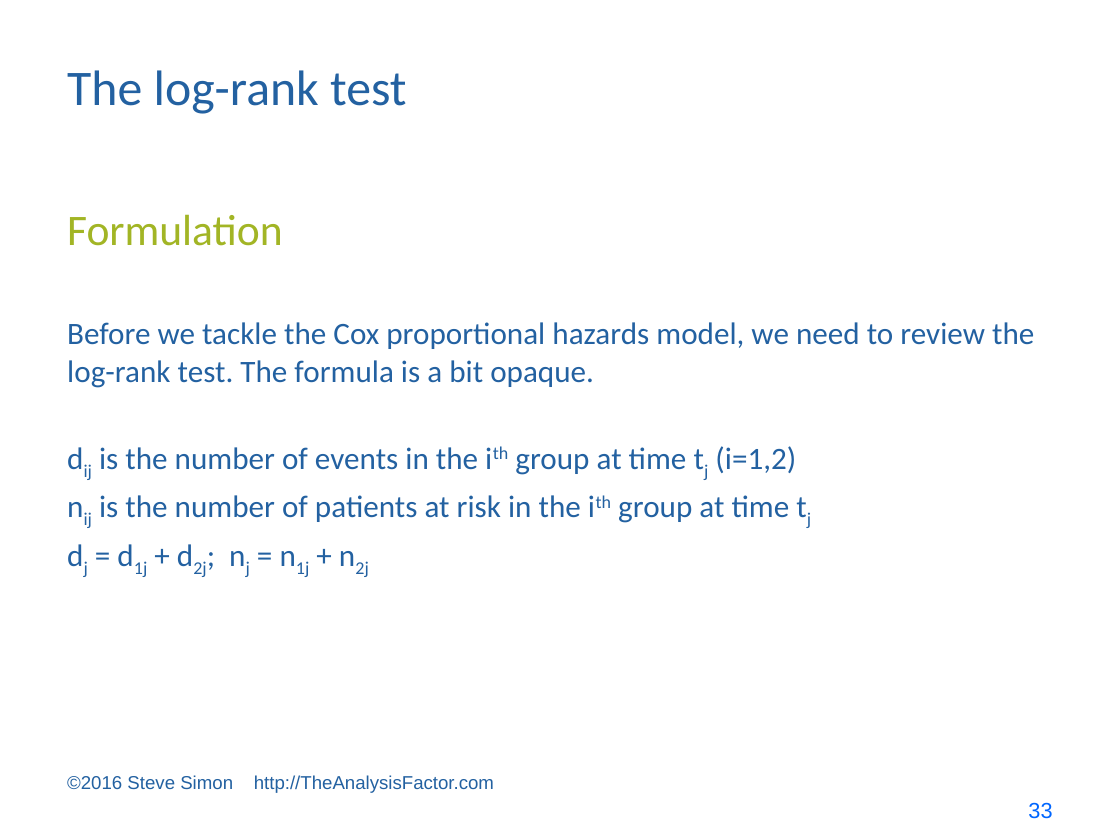
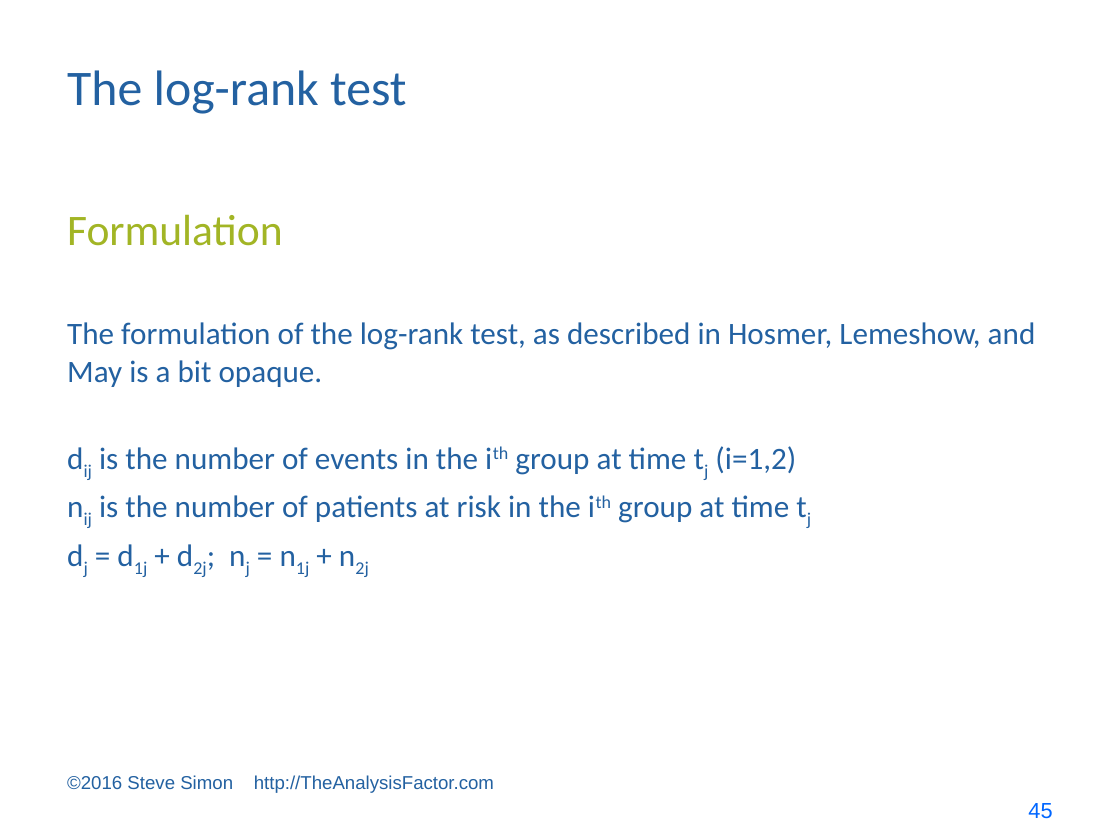
Before and after one commit to pmean/survival-models, a slide deck: slide 45 of bin/survival lecture 1.pptx (slide 33 before the commit). Drawn at 1120x840 pixels with LibreOffice and Linux fonts; fonts in the diff are those of the drawing. Boxes give left, top, right and bottom in pixels: in the first picture for what was removed or moved away, otherwise in the second. Text is boxed around its words. In the diff, an @@ line names an element or a change of style, - is before the commit and + after.

```diff
--- a/bin/survival lecture 1.pptx
+++ b/bin/survival lecture 1.pptx
@@ text at (x1=67, y1=322, x2=1036, y2=387): text changed @@
-Before we tackle the Cox proportional hazards model, we need to review the log-rank test. The formula is a bit opaque.
+The formulation of the log-rank test, as described in Hosmer, Lemeshow, and May is a bit opaque.
@@ page number at (x1=1028, y1=803, x2=1052, y2=819): text changed @@
-33
+45
```
Also in this commit, not shown: 13 other slides changed, 17 slides added, 9 other files.
